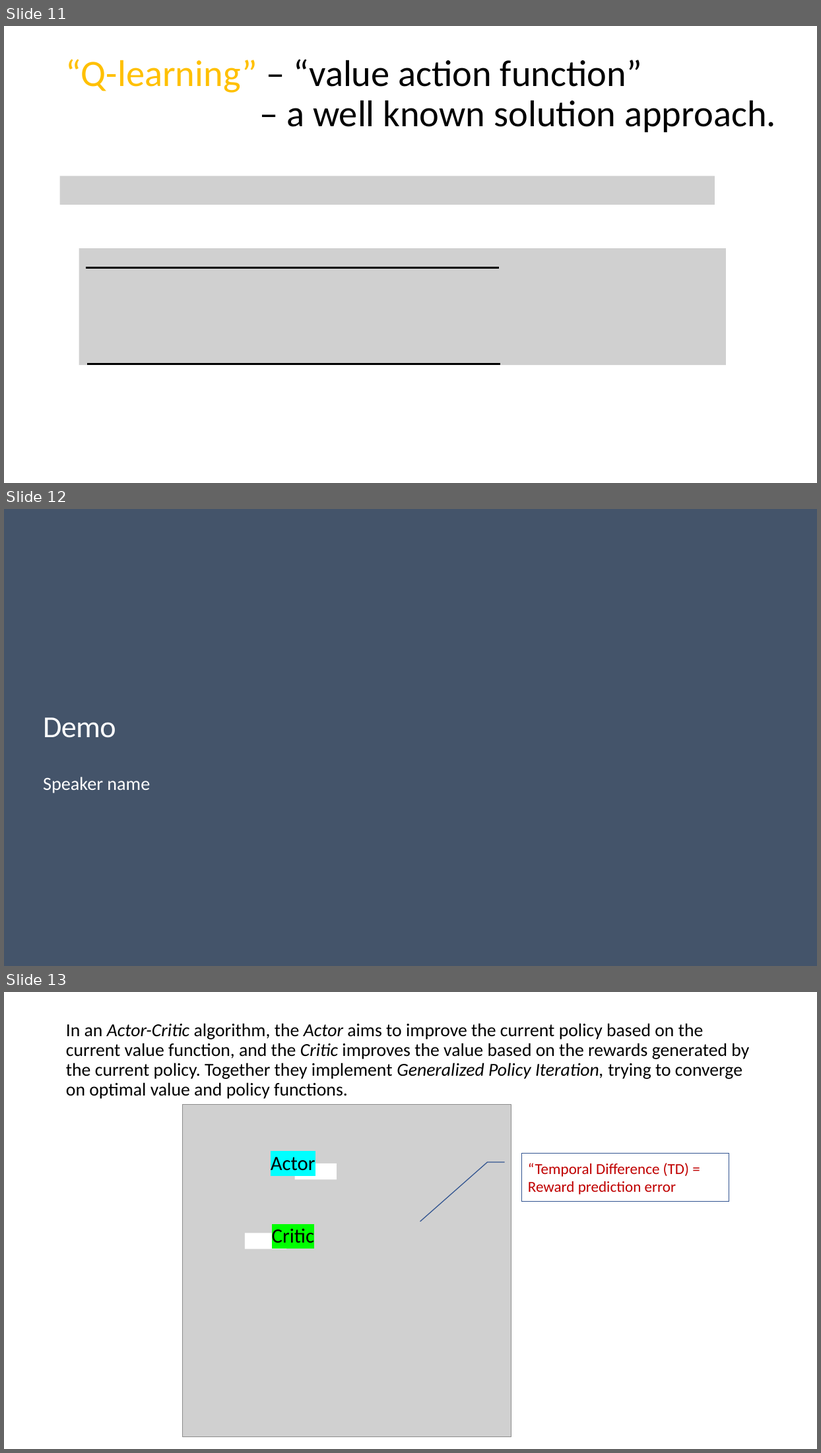
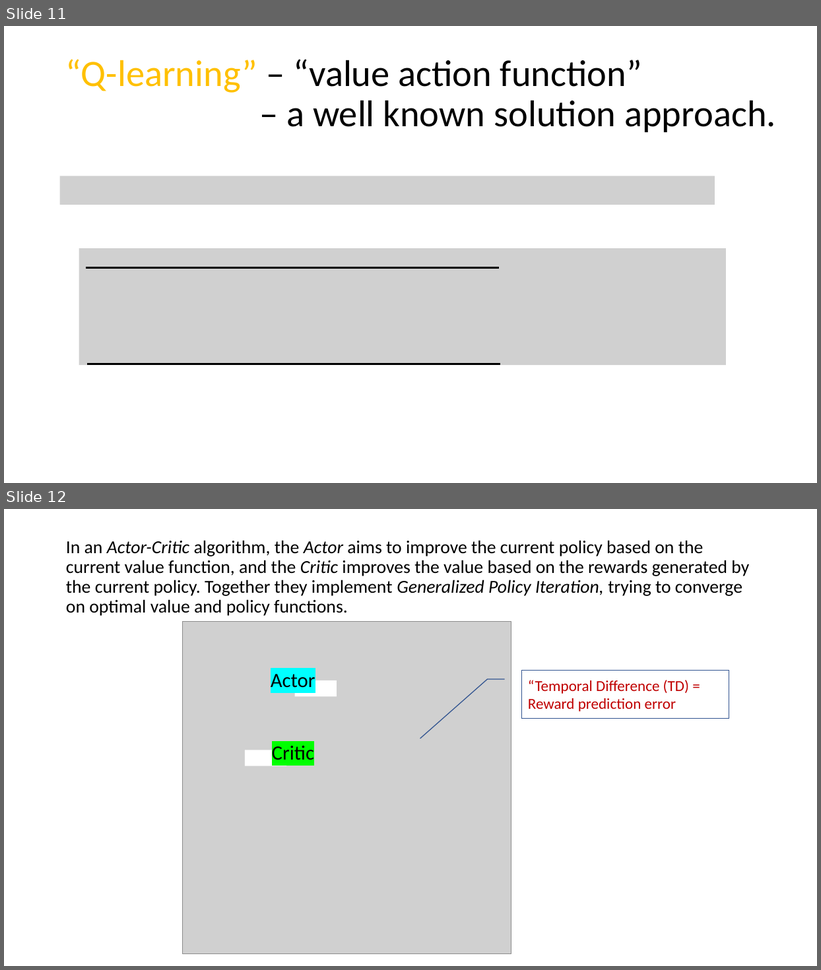
Before and after one commit to microsoft/ICSE2019, a slide deck: Rlearning/RL_ICSE.pptx. Shown one above the other, each under a label of ours: slides 11, 12 and 13 before the commit, slides 11 and 12 after it. The pictures are 821x1453 and 821x970 pixels, drawn with LibreOffice and Linux fonts; fonts in the diff are those of the drawing; grey boxes stand for pictures; background and template pictures are left out. Boxes give left, top, right and bottom in pixels: in the first picture for what was removed or moved away, otherwise in the second. Text is boxed around its words. In the diff, an @@ line names an element or a change of style, - is before the commit and + after.

```diff
--- a/Rlearning/RL_ICSE.pptx
+++ b/Rlearning/RL_ICSE.pptx
@@ slide 12 removed at box(4, 509, 817, 966), background picture (left out) @@
@@ title removed at box(43, 718, 116, 738) @@
-Demo
@@ text removed at box(43, 777, 150, 793) @@
-Speaker name
@@ what was slide 13 is now slide 12 @@
```
Also in this commit, not shown: 8 slides changed, 2 slides added, 1 other slide removed.
